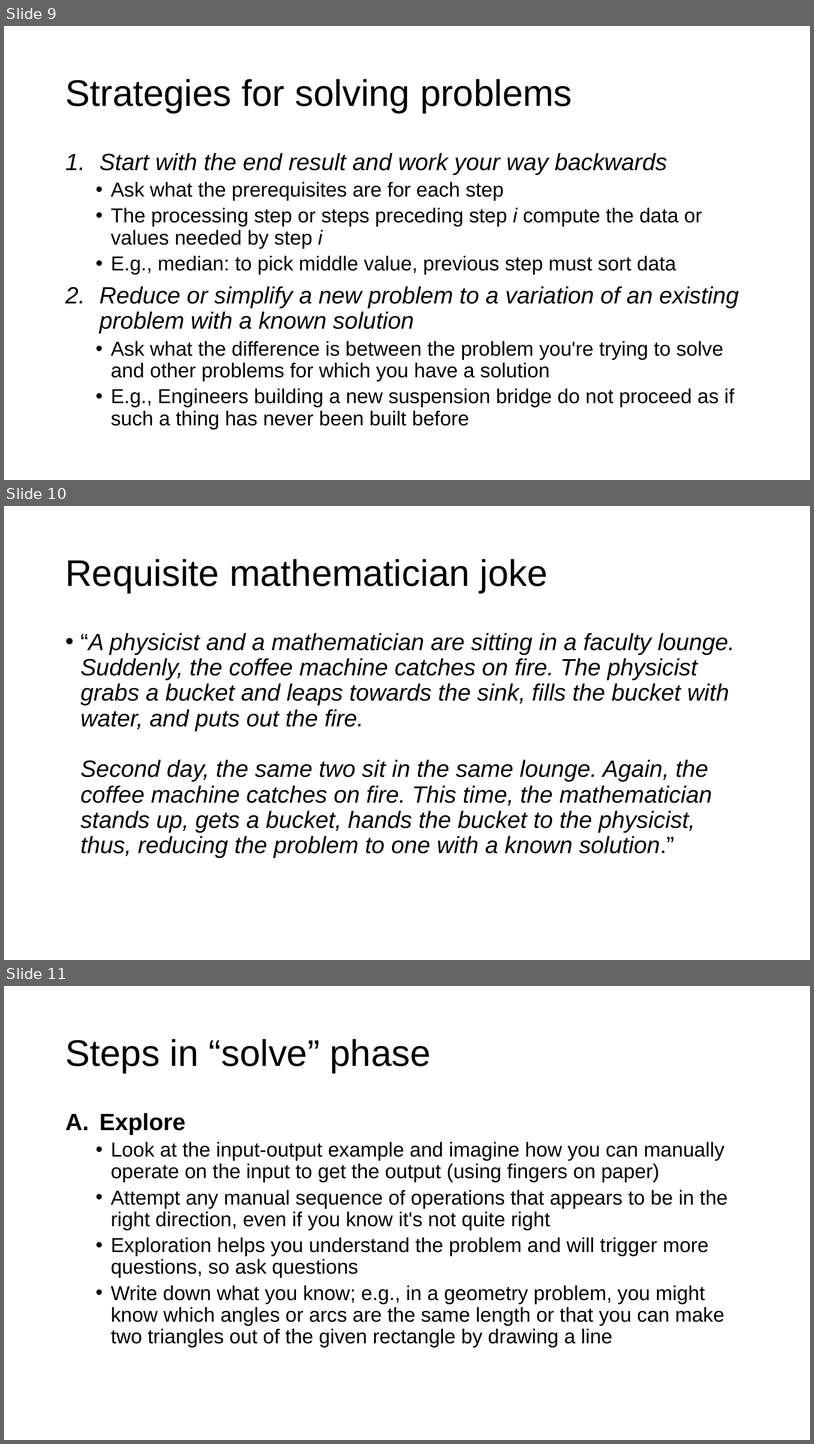
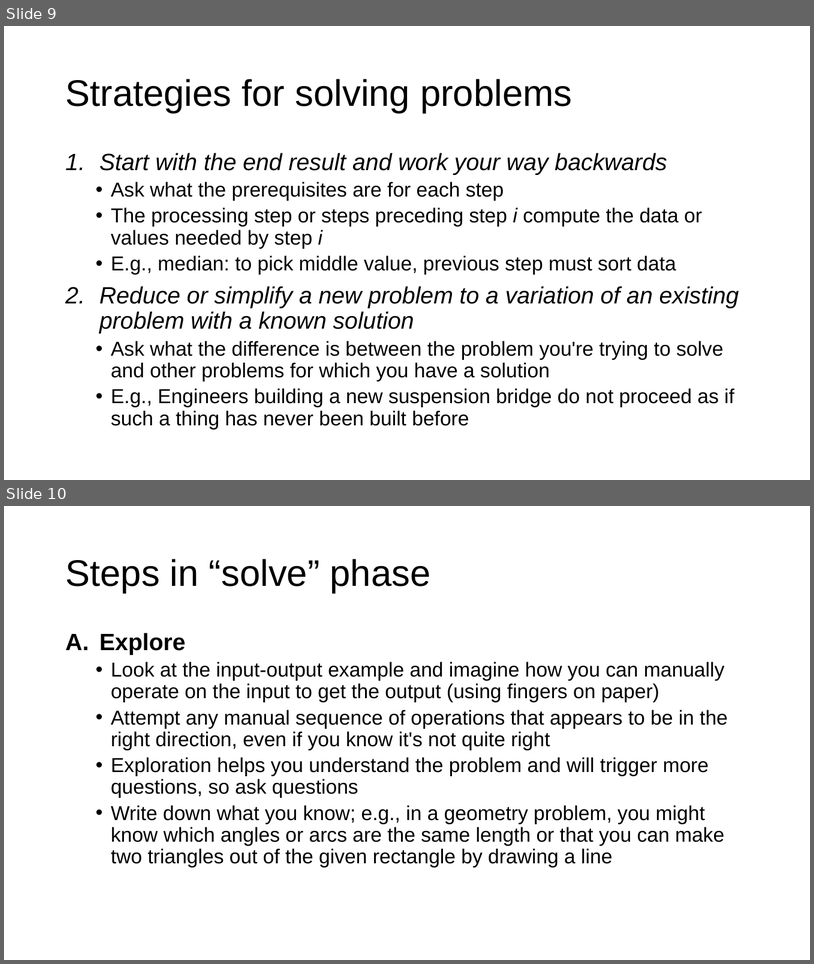
Before and after one commit to USFCA-MSDS/msds689, a slide deck: notes/problem-solving.pptx. Shown one above the other, each under a label of ours: slides 9, 10 and 11 before the commit, slides 9 and 10 after it. The pictures are 814x1444 and 814x964 pixels, drawn with LibreOffice and Linux fonts; fonts in the diff are those of the drawing; background and template pictures are left out. Boxes give left, top, right and bottom in pixels: in the first picture for what was removed or moved away, otherwise in the second. Text is boxed around its words. In the diff, an @@ line names an element or a change of style, - is before the commit and + after.

```diff
--- a/notes/problem-solving.pptx
+++ b/notes/problem-solving.pptx
@@ slide 10 removed at [4,506,810,960], background #FFFFFF @@
@@ title removed at [65,559,548,593] @@
-Requisite mathematician joke
@@ text removed at [81,633,735,858] @@
-• “A physicist and a mathematician are sitting in a faculty lounge. Suddenly, the coffee machine catches on fire. The physicist grabs a bucket and leaps towards the sink, fills the bucket with water, and puts out the fire.
-  Second day, the same two sit in the same lounge. Again, the coffee machine catches on fire. This time, the mathematician stands up, gets a bucket, hands the bucket to the physicist, thus, reducing the problem to one with a known solution.”
@@ what was slide 11 is now slide 10 @@
```
